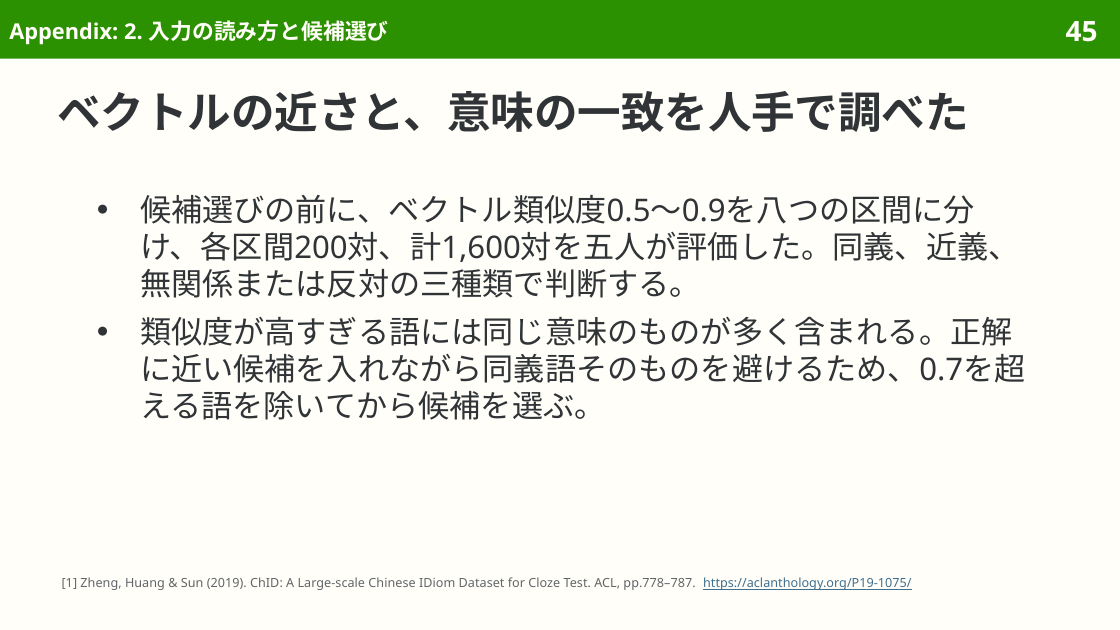
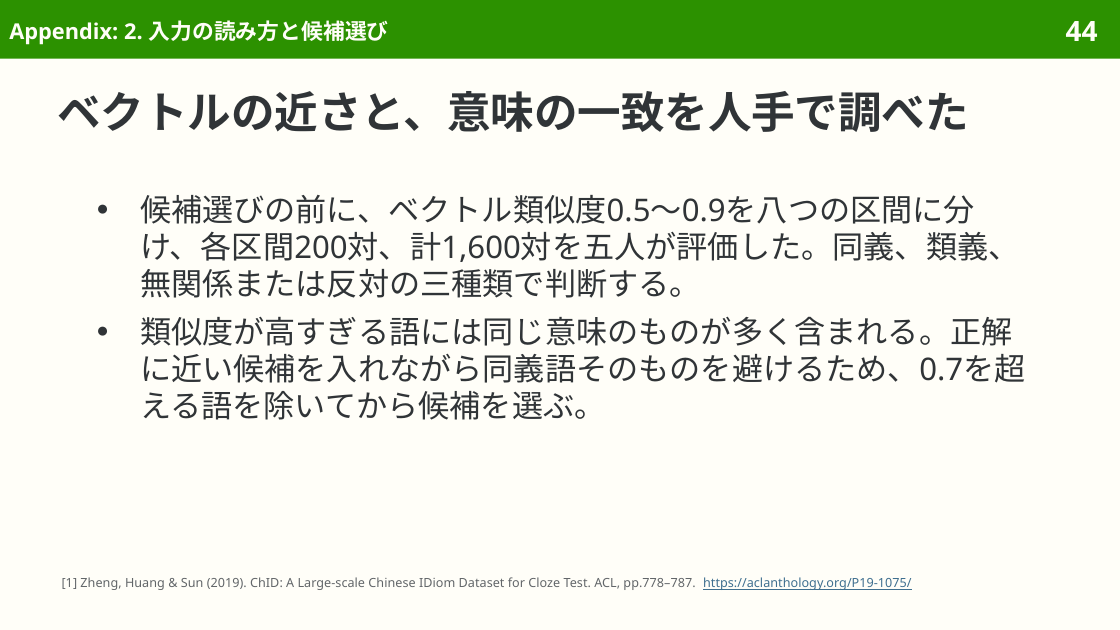
Before and after one commit to sasakiy84/datasets-in-10-minutes, a slide deck: slide 44 of slides/datasets-in-10-minutes-chid.pptx (slide 45 before the commit). Drawn at 1120x630 pixels with LibreOffice and Linux fonts; fonts in the diff are those of the drawing. Boxes give left, top, right and bottom in pixels: in the first picture for what was removed or moved away, otherwise in the second. Text is boxed around its words. In the diff, an @@ line names an element or a change of style, - is before the commit and + after.

```diff
--- a/slides/datasets-in-10-minutes-chid.pptx
+++ b/slides/datasets-in-10-minutes-chid.pptx
@@ page number at (1066, 21, 1098, 41): text changed @@
-45
+44
@@ text at (140, 195, 1020, 298): text changed @@
-● 候補選びの前に、ベクトル類似度0.5〜0.9を八つの区間に分け、各区間200対、計1,600対を五人が評価した。同義、近義、無関係または反対の三種類で判断する。
+● 候補選びの前に、ベクトル類似度0.5〜0.9を八つの区間に分け、各区間200対、計1,600対を五人が評価した。同義、類義、無関係または反対の三種類で判断する。
```
Also in this commit, not shown: 12 other slides changed, 2 slides removed, 47 other files.
